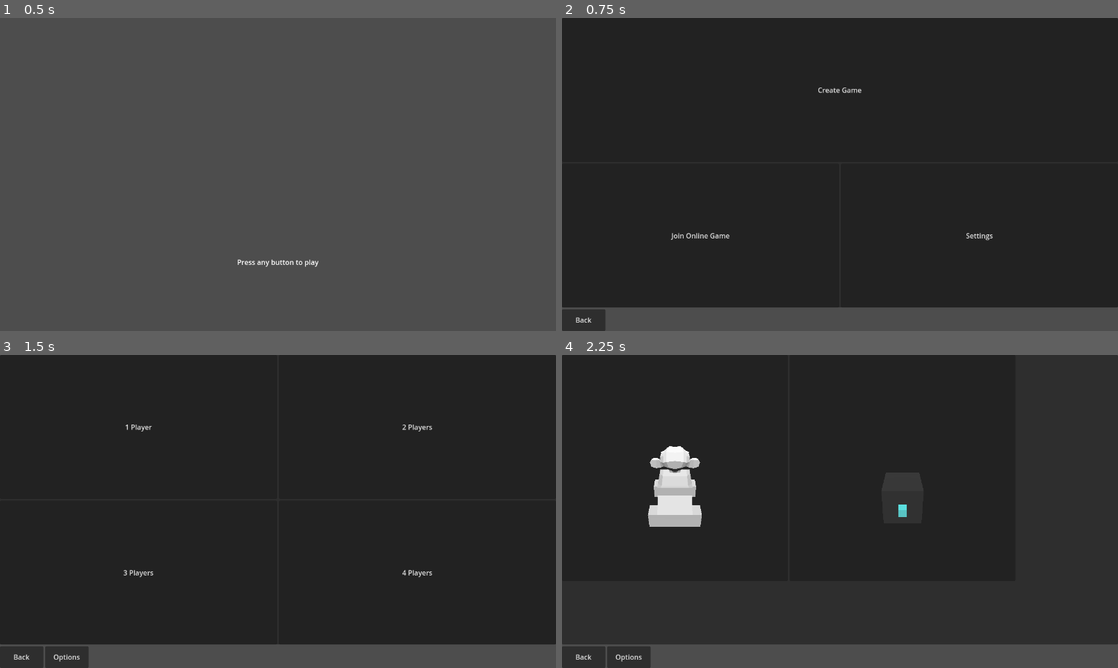
Above: before the commit, frames 1-4 (two rows, left to right).
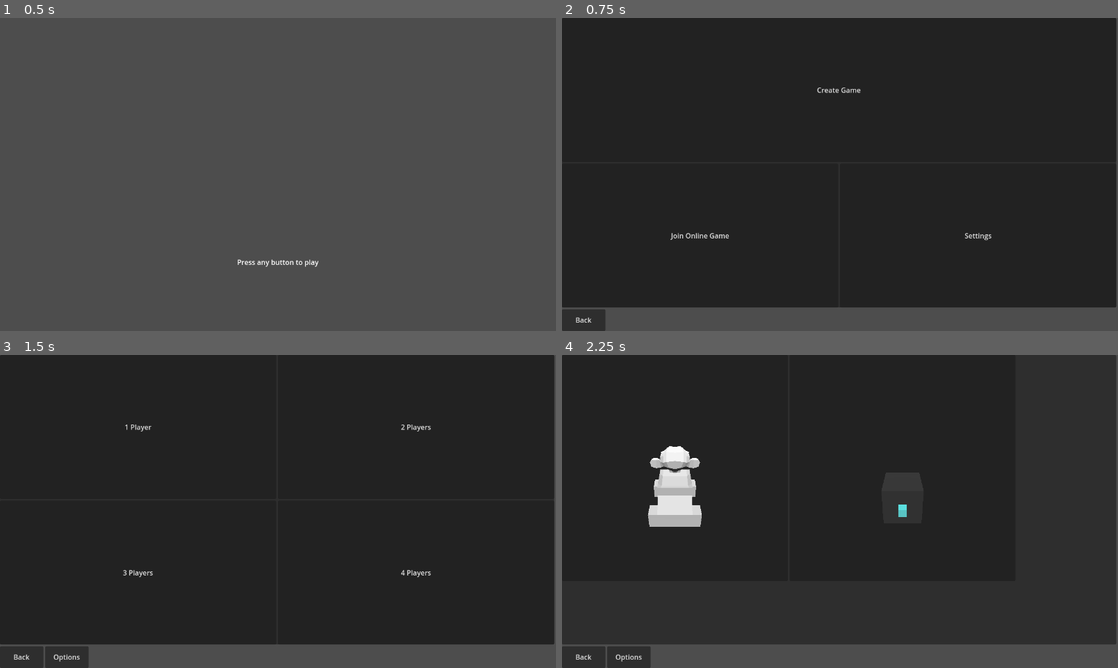
Above: after the commit, the same moments.

Repository: CoffeeCoder1/superpeterkart
Game: Godot game, scene res://scenes/main/main.tscn
The game is run twice, just before and just after one commit, with the same random seed, the same clock (stepped at 60 frames per second) and the same inputs.
Inputs:
- Up to frame 1 (0.5 s): no input
- Up to frame 2 (0.75 s): tap Enter at 0.5 s; hold Right (ui_right) from 0.53 s (still down); hold N (player1_boost) from 0.53 s (still down)
- Up to frame 3 (1.5 s): release Right (ui_right) at 1.25 s; release N (player1_boost) at 1.25 s; click "Create Game" at 1.25 s
- Up to frame 4 (2.25 s): click "1 Player" at 2 s

Frame 1 is identical in both runs. In frame 2, 0.5% of the frame differs, in the area x 19-100%, y 0-93%; in frame 3, 0.5%; in frame 4, 0.2%.

Commit message:
Improve the multiplayer implementation Improves the kart spawning system, handles kart physics on the server, and proxies inputs to the server from multiplayer clients.

Diff:
--- /dev/null
+++ b/scenes/classes/kart/input_proxy.gd
@@ -0,0 +1,45 @@
+class_name InputProxy extends Node
+
+## Unique ID of the player controlling the character.
+@export var player_id: int
+
+var throttle: float
+var steering: float
+var boost: bool
+
+
+func _process(delta):
+	if player_id == multiplayer.get_unique_id():
+		_set_throttle.rpc_id(1, Input.get_axis("ui_up", "ui_down"))
+		_set_steering.rpc_id(1, Input.get_axis("ui_right", "ui_left"))
+		_set_boost.rpc_id(1, Input.is_action_pressed("player1_boost"))
+
+
+@rpc("any_peer", "call_local")
+func _set_throttle(value: float) -> void:
+	throttle = value
+
+
+## Gets the throttle value.
+func get_throttle() -> float:
+	return throttle
+
+
+@rpc("any_peer", "call_local")
+func _set_steering(value: float) -> void:
+	steering = value
+
+
+## Gets the steering amount.
+func get_steering() -> float:
+	return steering
+
+
+@rpc("any_peer", "call_local")
+func _set_boost(value: bool) -> void:
+	boost = value
+
+
+## Gets the boost.
+func get_boost() -> bool:
+	return boost
--- a/scenes/classes/kart/kart.gd
+++ b/scenes/classes/kart/kart.gd
@@ -9,6 +9,8 @@
 @export var wheel_spacing: float = 1
 ## Is the kart instantiated for a kart preview?
 @export var kart_preview: bool = false
+## The ID of the player controlling the kart
+@export var player_id: int = 1
 
 @onready var multiplayer_synchronizer: MultiplayerSynchronizer = $MultiplayerSynchronizer
 
@@ -20,10 +22,20 @@
 var front_wheel: Vector3
 var rear_wheel: Vector3
 
+var input_proxy: InputProxy
+
 
 func _ready() -> void:
+	input_proxy = InputProxy.new()
+	add_child(input_proxy)
+
+
+func _process(delta: float) -> void:
+	# TODO: Move this to a setter
+	input_proxy.player_id = player_id
+
 	# If this is the local kart, focus the camera.
-	if get_multiplayer_authority() == multiplayer.get_unique_id():
+	if player_id == multiplayer.get_unique_id():
 		$Camera3D.make_current()
 
 
@@ -35,7 +47,7 @@
 			velocity += get_gravity() * delta
 
 		# Boost
-		if Input.is_action_pressed("player1_boost") and boost_amount >= 0:
+		if input_proxy.get_boost() and boost_amount >= 0:
 			_top_speed = move_toward(_top_speed, boost_speed, delta)
 			boost_amount = move_toward(boost_amount, 0, delta)
 			print(boost_amount)
@@ -44,8 +56,7 @@
 
 		# Get the input direction and handle the movement/deceleration.
 		# As good practice, you should replace UI actions with custom gameplay actions.
-		var throttle := Input.get_axis("ui_up", "ui_down")
-		var direction := (transform.basis * Vector3(0, 0, throttle)).normalized()
+		var direction := (transform.basis * Vector3(0, 0, input_proxy.get_throttle())).normalized()
 		if direction:
 			velocity.x += direction.x * _acceleration * delta
 			velocity.z += direction.z * _acceleration * delta
@@ -57,7 +68,7 @@
 		velocity.z = clamp(velocity.z, -_top_speed, _top_speed)
 
 		# Steering
-		var steering := Input.get_axis("ui_right", "ui_left") * steering_amount
+		var steering := input_proxy.get_steering() * steering_amount
 		front_wheel = transform.origin - transform.basis.z * (wheel_spacing / 2)
 		rear_wheel = transform.origin + transform.basis.z * (wheel_spacing / 2)
 		var velocity_total: float = (velocity * Vector3(1, 0, 1)).length()
--- a/scenes/game/game.gd
+++ b/scenes/game/game.gd
@@ -5,7 +5,7 @@
 @onready var players_node: Node3D = $Players
 
 var players: Array[Kart] = []
-var loaded_map: Node
+var loaded_map: Map
 
 var map_metadatas: Dictionary = {
 	"test_map": "res://scenes/maps/test_map/test_map.tres",
@@ -16,13 +16,13 @@
 ## Loads a map with the provided karts.
 func new_game(karts: Array[KartMetadata], map: MapMetadata) -> void:
 	load_map(map)
-	add_karts(karts)
+	add_karts_from_metadata(karts)
 
 
 ## Loads a new map.
 func load_map(map: MapMetadata) -> void:
 	# Instantiate the map
-	var map_node = map.instantiate()
+	var map_node := map.instantiate() as Map
 
 	# Remove the last map if one was loaded
 	if loaded_map:
@@ -36,14 +36,20 @@
 	# Save the map so it can be unloaded later
 	loaded_map = map_node
 
+	# Move the karts to the spawn location
+	for kart in players:
+		kart.transform = loaded_map.get_spawn_location()
+
 
 ## Adds karts to the game.
-func add_karts(karts: Array[KartMetadata]) -> void:
+func add_karts(kart_ids: Array[String], player_id: int = 1) -> void:
+	for kart in kart_ids:
+		_spawn_kart_by_id.rpc(kart, player_id)
+
+
+func add_karts_from_metadata(karts: Array[KartMetadata]) -> void:
 	for kart in karts:
-		var kart_node = kart.instantiate()
-		kart_node.transform = loaded_map.get_spawn_location()
-		players_node.add_child(kart_node)
-		players.append(kart_node)
+		add_karts([kart_list.get_kart_id(kart)])
 
 
 func is_game_loaded() -> bool:
@@ -59,4 +65,17 @@
 
 @rpc("any_peer", "reliable")
 func add_kart_by_id(id: String) -> void:
-	add_karts([kart_list.get_kart_by_id(id)])
+	add_karts([id], multiplayer.get_remote_sender_id())
+
+
+@rpc("authority", "reliable", "call_local")
+func _spawn_kart_by_id(id: String, player_id: int) -> void:
+	var player := kart_list.get_kart_by_id(id).instantiate() as Kart
+	players.append(player)
+	# Set the player's ID so the player can control the kart they spawned.
+	player.player_id = player_id
+	players_node.add_child(player)
+
+	# Move player to spawn position
+	if loaded_map:
+		player.transform = loaded_map.get_spawn_location()
--- a/scenes/game/game.tscn
+++ b/scenes/game/game.tscn
@@ -9,7 +9,3 @@
 transform = Transform3D(1, 0, 0, 0, 0.790262, 0.612769, 0, -0.612769, 0.790262, 0, 9.47898, 4.50726)
 
 [node name="Players" type="Node3D" parent="."]
-
-[node name="PlayerSpawner" type="MultiplayerSpawner" parent="."]
-_spawnable_scenes = PackedStringArray("res://scenes/karts/suzanne/suzanne.tscn")
-spawn_path = NodePath("../Players")
--- a/scenes/ui/menu/menu.gd
+++ b/scenes/ui/menu/menu.gd
@@ -57,6 +57,12 @@
 func close_menu() -> void:
 	menu_stack = []
 	self.hide()
+
+
+## Opens the start menu.
+## Intended to be run at the start of the game.
+func open_menu_start() -> void:
+	open_menu(MenuPage.START_MENU)
 
 
 func _show_menu(menu: MenuPage) -> void:
--- a/scenes/ui/menu/menu.tscn
+++ b/scenes/ui/menu/menu.tscn
@@ -9,6 +9,7 @@
 [ext_resource type="PackedScene" uid="uid://c7yilrpey1l1o" path="res://scenes/ui/menu/map_selection_menu/map_selection_menu.tscn" id="7_g6686"]
 [ext_resource type="PackedScene" uid="uid://dp6eb6f3ixlrh" path="res://scenes/ui/menu/game_options_menu/game_options_menu.tscn" id="8_d3ybf"]
 [ext_resource type="PackedScene" uid="uid://b1c0j56ucoox" path="res://scenes/ui/menu/online_game_menu/online_game_menu.tscn" id="9_txm8y"]
+[ext_resource type="PackedScene" uid="uid://bgohvgircsopv" path="res://scenes/ui/menu/player_list/player_list.tscn" id="10_eejs4"]
 
 [sub_resource type="InputEventAction" id="InputEventAction_pbehn"]
 action = &"ui_cancel"
@@ -39,43 +40,51 @@
 grow_horizontal = 2
 grow_vertical = 2
 
-[node name="PanelContainer" type="PanelContainer" parent="MenuContainer"]
+[node name="HBoxContainer2" type="HBoxContainer" parent="MenuContainer"]
 layout_mode = 2
 size_flags_vertical = 3
 
-[node name="MainMenu" parent="MenuContainer/PanelContainer" instance=ExtResource("1_hb36d")]
+[node name="PanelContainer" type="PanelContainer" parent="MenuContainer/HBoxContainer2"]
+layout_mode = 2
+size_flags_horizontal = 3
+size_flags_vertical = 3
+
+[node name="MainMenu" parent="MenuContainer/HBoxContainer2/PanelContainer" instance=ExtResource("1_hb36d")]
 unique_name_in_owner = true
 visible = false
 layout_mode = 2
 
-[node name="SettingsMenu" parent="MenuContainer/PanelContainer" instance=ExtResource("3_1n28g")]
+[node name="SettingsMenu" parent="MenuContainer/HBoxContainer2/PanelContainer" instance=ExtResource("3_1n28g")]
 unique_name_in_owner = true
 visible = false
 layout_mode = 2
 
-[node name="PlayerNumberSelectionMenu" parent="MenuContainer/PanelContainer" instance=ExtResource("4_8pmct")]
+[node name="PlayerNumberSelectionMenu" parent="MenuContainer/HBoxContainer2/PanelContainer" instance=ExtResource("4_8pmct")]
 unique_name_in_owner = true
 visible = false
 layout_mode = 2
 
-[node name="CharacterSelectionMenu" parent="MenuContainer/PanelContainer" instance=ExtResource("5_gl5ct")]
+[node name="CharacterSelectionMenu" parent="MenuContainer/HBoxContainer2/PanelContainer" instance=ExtResource("5_gl5ct")]
 unique_name_in_owner = true
 visible = false
 layout_mode = 2
 
-[node name="MapSelectionMenu" parent="MenuContainer/PanelContainer" instance=ExtResource("7_g6686")]
+[node name="MapSelectionMenu" parent="MenuContainer/HBoxContainer2/PanelContainer" instance=ExtResource("7_g6686")]
 unique_name_in_owner = true
 visible = false
 layout_mode = 2
 
-[node name="GameOptionsMenu" parent="MenuContainer/PanelContainer" instance=ExtResource("8_d3ybf")]
+[node name="GameOptionsMenu" parent="MenuContainer/HBoxContainer2/PanelContainer" instance=ExtResource("8_d3ybf")]
 unique_name_in_owner = true
 visible = false
 layout_mode = 2
 
-[node name="OnlineGameMenu" parent="MenuContainer/PanelContainer" instance=ExtResource("9_txm8y")]
+[node name="OnlineGameMenu" parent="MenuContainer/HBoxContainer2/PanelContainer" instance=ExtResource("9_txm8y")]
 unique_name_in_owner = true
 visible = false
+layout_mode = 2
+
+[node name="PlayerList" parent="MenuContainer/HBoxContainer2" instance=ExtResource("10_eejs4")]
 layout_mode = 2
 
 [node name="HBoxContainer" type="HBoxContainer" parent="MenuContainer"]
@@ -95,13 +104,13 @@
 text = "Options"
 
 [connection signal="start_game" from="StartMenu" to="." method="_on_start_menu_start_game"]
-[connection signal="local_game" from="MenuContainer/PanelContainer/MainMenu" to="." method="_on_main_menu_local_game"]
-[connection signal="online_game" from="MenuContainer/PanelContainer/MainMenu" to="." method="_on_main_menu_online_game"]
-[connection signal="settings" from="MenuContainer/PanelContainer/MainMenu" to="." method="_on_main_menu_settings"]
-[connection signal="player_number_selected" from="MenuContainer/PanelContainer/PlayerNumberSelectionMenu" to="." method="_on_player_number_selection_menu_player_number_selected"]
-[connection signal="character_selected" from="MenuContainer/PanelContainer/CharacterSelectionMenu" to="." method="_on_character_selection_menu_character_selected"]
-[connection signal="map_selected" from="MenuContainer/PanelContainer/MapSelectionMenu" to="." method="_on_map_selection_menu_map_selected"]
-[connection signal="online_game_toggled" from="MenuContainer/PanelContainer/GameOptionsMenu" to="." method="_on_game_options_menu_online_game_toggled"]
-[connection signal="join_online_game" from="MenuContainer/PanelContainer/OnlineGameMenu" to="." method="_on_online_game_menu_join_online_game"]
+[connection signal="local_game" from="MenuContainer/HBoxContainer2/PanelContainer/MainMenu" to="." method="_on_main_menu_local_game"]
+[connection signal="online_game" from="MenuContainer/HBoxContainer2/PanelContainer/MainMenu" to="." method="_on_main_menu_online_game"]
+[connection signal="settings" from="MenuContainer/HBoxContainer2/PanelContainer/MainMenu" to="." method="_on_main_menu_settings"]
+[connection signal="player_number_selected" from="MenuContainer/HBoxContainer2/PanelContainer/PlayerNumberSelectionMenu" to="." method="_on_player_number_selection_menu_player_number_selected"]
+[connection signal="character_selected" from="MenuContainer/HBoxContainer2/PanelContainer/CharacterSelectionMenu" to="." method="_on_character_selection_menu_character_selected"]
+[connection signal="map_selected" from="MenuContainer/HBoxContainer2/PanelContainer/MapSelectionMenu" to="." method="_on_map_selection_menu_map_selected"]
+[connection signal="online_game_toggled" from="MenuContainer/HBoxContainer2/PanelContainer/GameOptionsMenu" to="." method="_on_game_options_menu_online_game_toggled"]
+[connection signal="join_online_game" from="MenuContainer/HBoxContainer2/PanelContainer/OnlineGameMenu" to="." method="_on_online_game_menu_join_online_game"]
 [connection signal="pressed" from="MenuContainer/HBoxContainer/BackButton" to="." method="_on_back_button_pressed"]
 [connection signal="pressed" from="MenuContainer/HBoxContainer/GameOptionsButton" to="." method="_on_game_options_button_pressed"]
--- /dev/null
+++ b/scenes/ui/menu/player_list/player_list.tscn
@@ -0,0 +1,13 @@
+[gd_scene format=3 uid="uid://bgohvgircsopv"]
+
+[node name="PlayerList" type="Control"]
+layout_mode = 3
+anchors_preset = 0
+
+[node name="VBoxContainer" type="VBoxContainer" parent="."]
+layout_mode = 1
+anchors_preset = 15
+anchor_right = 1.0
+anchor_bottom = 1.0
+grow_horizontal = 2
+grow_vertical = 2
Not shown: 1 places in scenes/ui/menu/menu.tscn that only renumber resources
